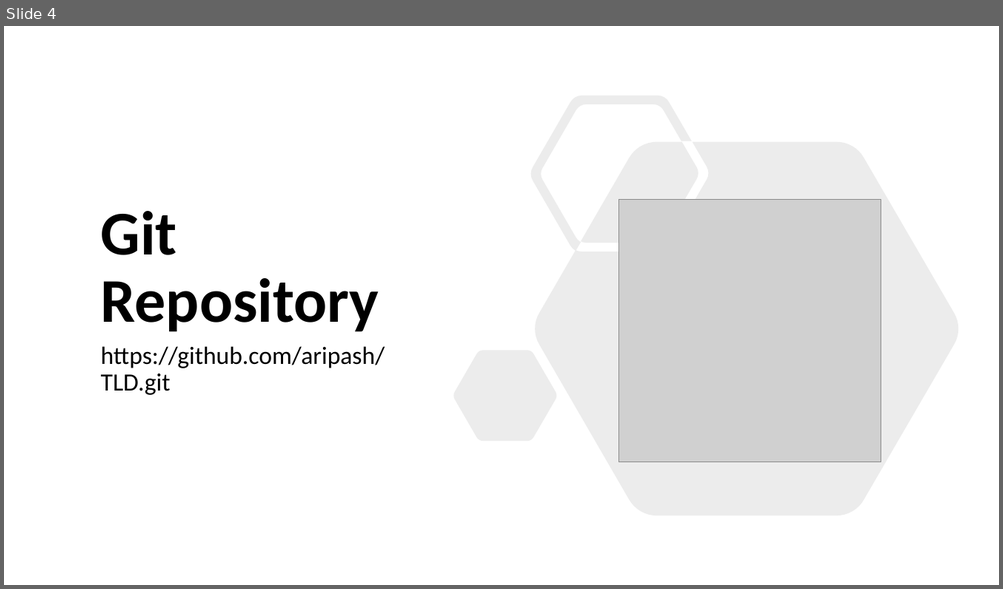
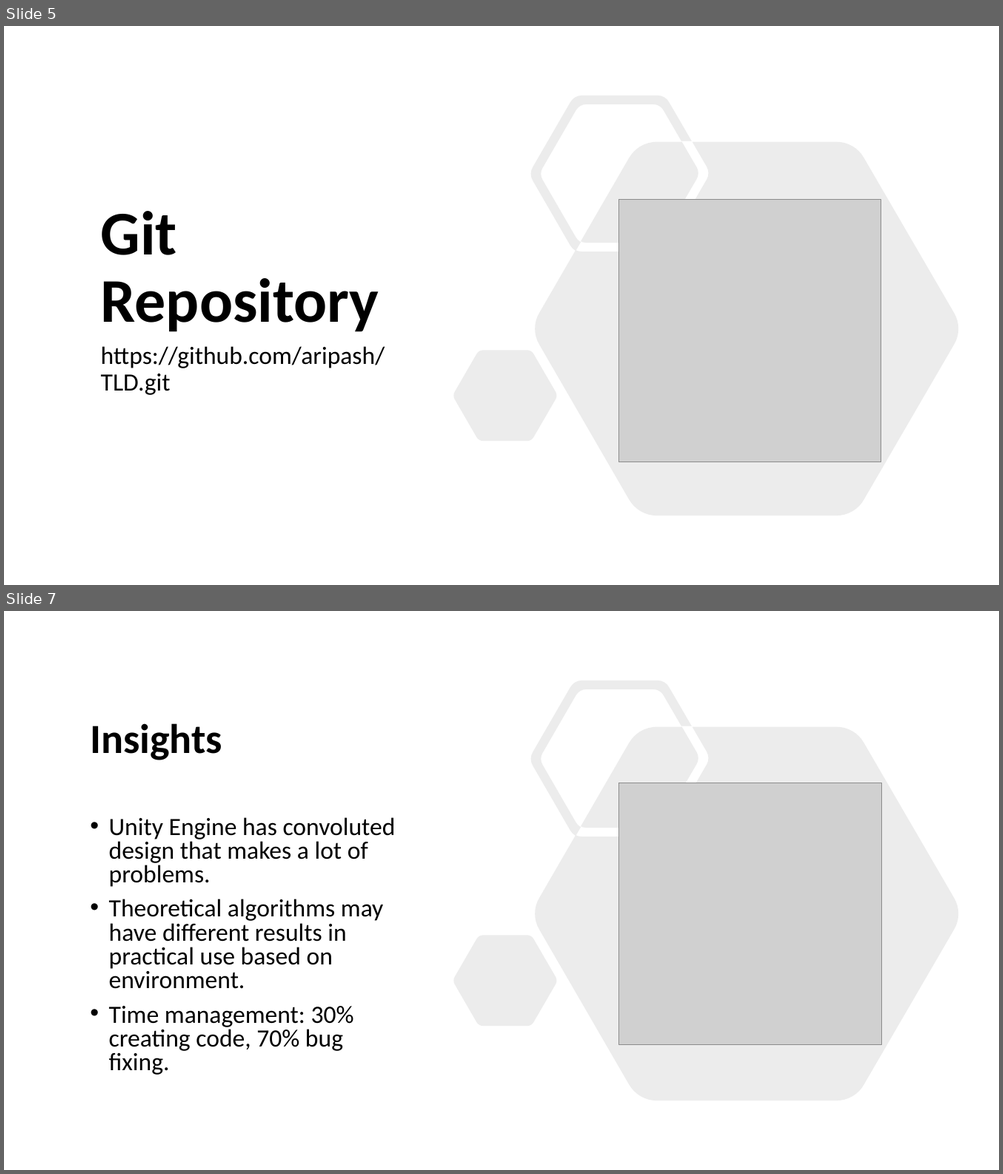
Before and after one commit to aripash/TLD, a slide deck: Presentation.pptx. Shown one above the other, each under a label of ours: slide 4 before the commit, slides 5 and 7 after it; the slides between them are not shown. The pictures are 1003x589 and 1003x1174 pixels, drawn with LibreOffice and Linux fonts; fonts in the diff are those of the drawing; grey boxes stand for pictures. Boxes give left, top, right and bottom in pixels: in the first picture for what was removed or moved away, otherwise in the second. Text is boxed around its words. In the diff, an @@ line names an element or a change of style, - is before the commit and + after.

```diff
--- a/Presentation.pptx
+++ b/Presentation.pptx
@@ slide 7 added at (x1=4, y1=611, x2=999, y2=1170), background #FFFFFF @@
@@ freeform shape added at (x1=454, y1=681, x2=959, y2=1101), fill #808080 at 15% opacity @@
@@ title added at (x1=90, y1=723, x2=222, y2=760), 40 pt, text #000000, bold @@
+Insights
@@ picture added at (x1=619, y1=783, x2=882, y2=1045) @@
@@ text added at (x1=109, y1=817, x2=395, y2=1075), 24 pt, text #000000 @@
+• Unity Engine has convoluted design that makes a lot of problems.
+• Theoretical algorithms may have different results in practical use based on environment.
+• Time management: 30% creating code, 70% bug fixing.
@@ what was slide 4 is now slide 5 @@
```
Also in this commit, not shown: 4 other slides added, 4 other files.
